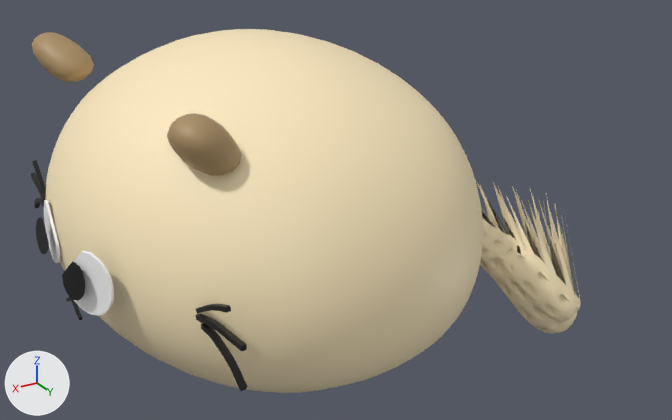
The glTF model assets/model1.glb as it was, and as the next commit left it.
One viewpoint serves both versions: a 50 mm camera at (1.81, 3.59, 2.1) aimed at (-0.35, -0.01, 0.3). Every picture has the same lights, and +X, +Y and +Z are marked at lower left. Where no turn or scale is listed for an object, it has been applied to the vertices. Vertices at the same position are counted once.

Objects in the first picture: 'ラインアート.004', 'ラインアート.008', '立方体', '立方体.001', '立方体.002', '立方体.003'.
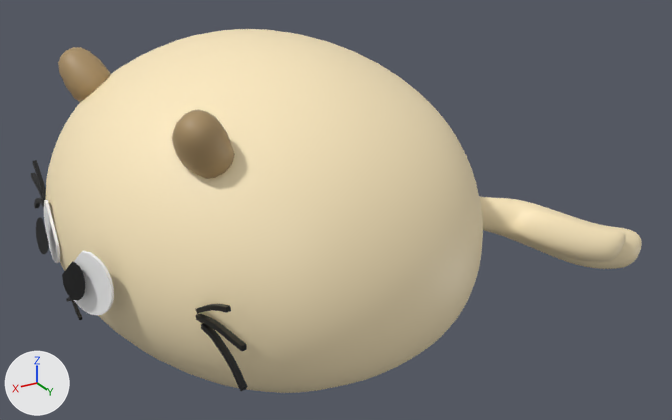
The change, as a list of edits to the scene's bpy script:
```text
Change mat_猫:
    where n0 = _N.new('ShaderNodeBsdfPrincipled'); n0.name = 'Principled BSDF'
    remove n0.inputs[0].default_value = (1.0, 0.839, 0.533, 1.0)  # 'Base Color', beige #ffecc1
    add n2 = _N.new('ShaderNodeMix'); n2.name = 'Mix'
    add n2.data_type = 'RGBA'
    add n2.blend_type = 'MULTIPLY'
    add n2.inputs[0].default_value = 1.0  # 'Factor'
    add n2.inputs[7].default_value = (1.0, 0.839, 0.533, 1.0)  # 'B', beige #ffecc1
    add n3 = _N.new('ShaderNodeVertexColor'); n3.name = 'Color Attribute'
    add _L.new(n2.outputs[2], n0.inputs[0])  # 'Result' to 'Base Color'
    add _L.new(n3.outputs[0], n2.inputs[6])  # 'Color' to 'A'
Change mat_猫_耳:
    where n0 = _N.new('ShaderNodeBsdfPrincipled'); n0.name = 'Principled BSDF'
    remove n0.inputs[0].default_value = (0.402, 0.275, 0.13, 1.0)  # 'Base Color', brown #aa8f65
    add n2 = _N.new('ShaderNodeMix'); n2.name = 'Mix'
    add n2.data_type = 'RGBA'
    add n2.blend_type = 'MULTIPLY'
    add n2.inputs[0].default_value = 1.0  # 'Factor'
    add n2.inputs[7].default_value = (0.402, 0.275, 0.13, 1.0)  # 'B', brown #aa8f65
    add n3 = _N.new('ShaderNodeVertexColor'); n3.name = 'Color Attribute'
    add _L.new(n2.outputs[2], n0.inputs[0])  # 'Result' to 'Base Color'
    add _L.new(n3.outputs[0], n2.inputs[6])  # 'Color' to 'A'
Change me_立方体:
    used by ob_立方体; location = (0.0, -0.002, 0.666); scale = (1.07, 1.26, 0.804)
    remove me_立方体.from_pydata(...)  # 1602 vertices, 3200 faces; spans x -0.82..0.91, y -0.88..0.82, z -0.96..0.67
    add me_立方体.from_pydata(...)  # 4644 vertices, 9076 faces; spans x -1.69..0.98, y -0.88..0.87, z -0.96..0.67
    me_立方体 part 1: 1634 vertices added at x -1.69..-0.73, y -0.11..0.59, z -0.94..-0.42
    me_立方体 part 2: 98 vertices added at x 0.43..0.63, y 0.35..0.55, z 0.24..0.57
    me_立方体 part 3: 98 vertices added at x 0.51..0.72, y -0.51..-0.31, z 0.24..0.57
    add me_立方体.materials.append(mat_猫_耳)
    add me_立方体.materials.append(mat_マテリアル_003)
    add me_立方体.materials.append(mat_マテリアル_004)  # black #000000
Remove ob_立方体_001:
    ob_立方体_001 = bpy.data.objects.new('立方体.001', me_立方体_007)
    ob_立方体_001.location = (-0.875, -0.112, 0.237)
Remove ob_立方体_002:
    ob_立方体_002 = bpy.data.objects.new('立方体.002', me_立方体_002)
    ob_立方体_002.location = (0.579, 0.583, 1.001)
Remove ob_立方体_003:
    ob_立方体_003 = bpy.data.objects.new('立方体.003', me_立方体_005)
    ob_立方体_003.location = (0.593, 0.569, 1.016)
```

What differs and where, as boxes [x1, y1, x2, y2] in the pictures (672 x 420 px):
'立方体', reshaped (40% wider)
    before: [46, 29, 483, 393]
    after: [31, 29, 642, 393]
'立方体.001', deleted (beige)
    before: [476, 181, 581, 334]
'立方体.002', deleted (brown)
    before: [167, 113, 242, 176]
'立方体.003', deleted
    before: [32, 32, 94, 82]
part 1 of me_立方体, added (beige)
    after: [479, 196, 642, 269]
part 2 of me_立方体, added (brown)
    after: [172, 110, 235, 179]
part 3 of me_立方体, added (brown)
    after: [58, 47, 110, 102]
'ラインアート.004', unchanged, covered by the edit
    before: [36, 200, 114, 315]
'ラインアート.008', unchanged, covered by the edit
    before: [196, 304, 248, 391]
